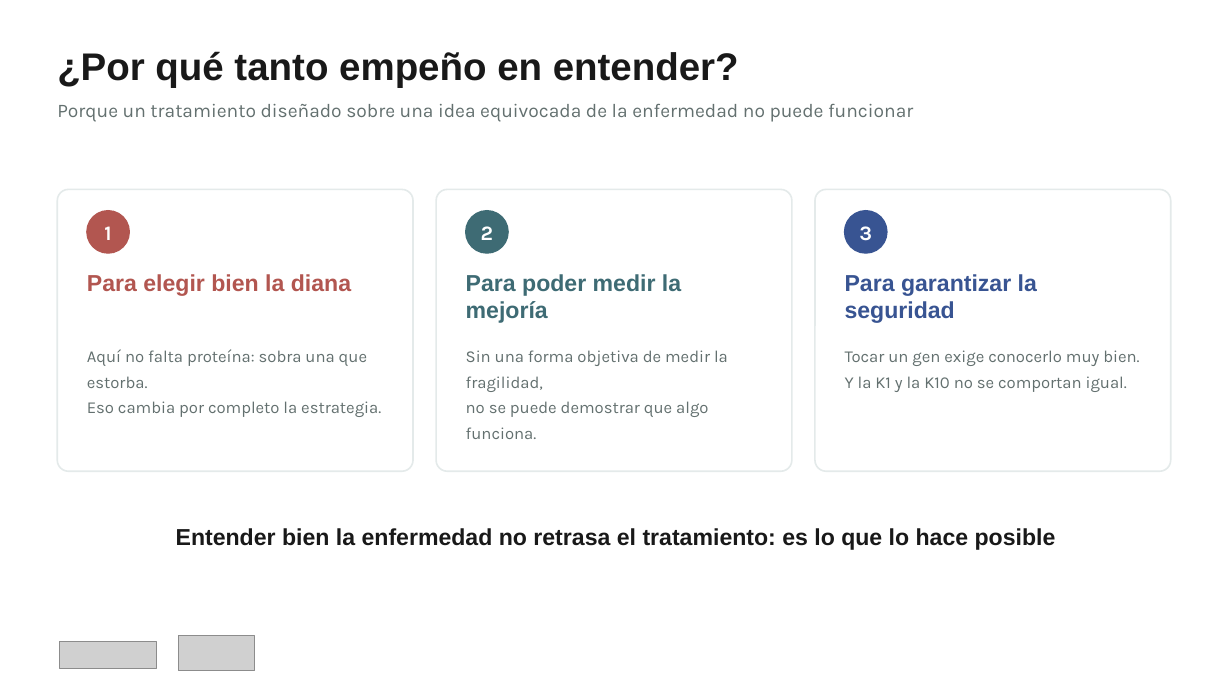
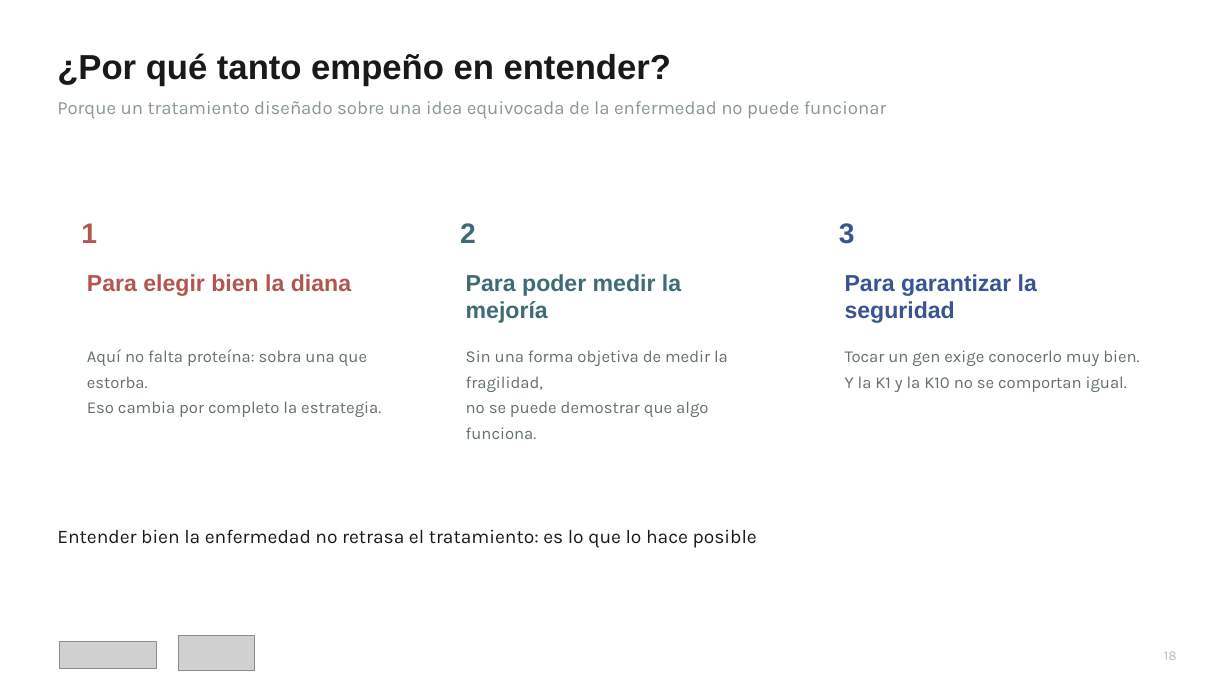
Before and after one commit to mariazubilase-wq/tesis, a slide deck: slide 19 of Ictiosis_epidermolitica_pacientes.pptx. Drawn at 1232x693 pixels with LibreOffice and Linux fonts; fonts in the diff are those of the drawing; grey boxes stand for pictures. Boxes give left, top, right and bottom in pixels: in the first picture for what was removed or moved away, otherwise in the second. Text is boxed around its words. In the diff, an @@ line names an element or a change of style, - is before the commit and + after.

```diff
--- a/Ictiosis_epidermolitica_pacientes.pptx
+++ b/Ictiosis_epidermolitica_pacientes.pptx
@@ text "¿Por qué tanto empeño en ..." at (x1=57, y1=53, x2=671, y2=86): size 30 to 27 pt @@
@@ text "Porque un tratamiento diseñado sobre ..." at (x1=57, y1=101, x2=886, y2=119): size 15 to 14.5 pt, text colour #63706F to #8A9695 @@
@@ rounded rectangle removed at (x1=57, y1=189, x2=413, y2=471) @@
@@ text "1" at (x1=81, y1=223, x2=97, y2=243): size 16 to 22 pt, font Karla to Arial, text colour #FFFFFF to #B25650; alignment centre to left @@
@@ rounded rectangle removed at (x1=436, y1=189, x2=792, y2=471) @@
@@ text "2" at (x1=460, y1=223, x2=476, y2=243): size 16 to 22 pt, font Karla to Arial, text colour #FFFFFF to #3E6B74; alignment centre to left @@
@@ rounded rectangle removed at (x1=815, y1=189, x2=1171, y2=471) @@
@@ text "3" at (x1=839, y1=223, x2=855, y2=244): size 16 to 22 pt, font Karla to Arial, text colour #FFFFFF to #385492; alignment centre to left @@
@@ ellipse removed at (x1=87, y1=211, x2=129, y2=253) @@
@@ ellipse removed at (x1=466, y1=211, x2=508, y2=253) @@
@@ ellipse removed at (x1=845, y1=211, x2=887, y2=253) @@
@@ text "Entender bien la enfermedad no ..." at (x1=57, y1=529, x2=757, y2=548): size 18 to 15 pt, font Arial to Karla, bold off; alignment centre to left @@
@@ text added at (x1=1164, y1=651, x2=1177, y2=660), 10.5 pt, text #B5BEBD @@
+18
```
Also in this commit, not shown: 25 other slides changed, 1 other file.
